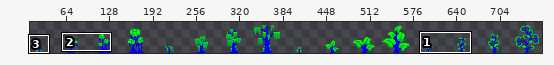
Edited in one commit: sprite sheet (game/assets/textures/tree.png). Above, an overview of the earlier version with the close-up marked.
Close-up. As it was:
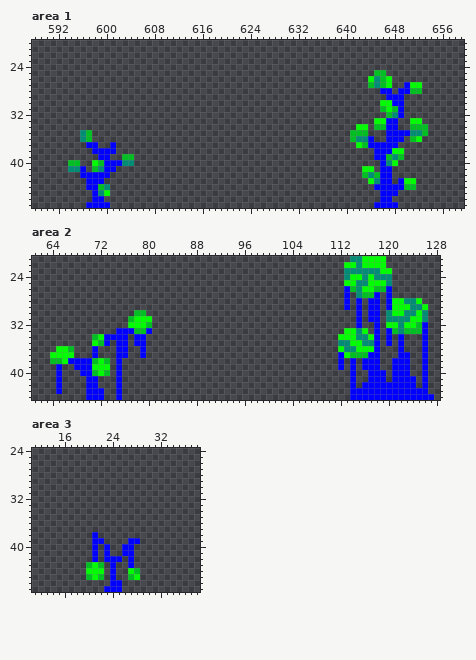
The file is 768x48 pixels. Shown: area 1: x 588..659, y 20..47; area 2: x 61..128, y 21..44; area 3: x 11..38, y 24..47. The wide view leaves out empty margins. The commit also changed other parts of the picture, which this record leaves out.
The same view after the edit:
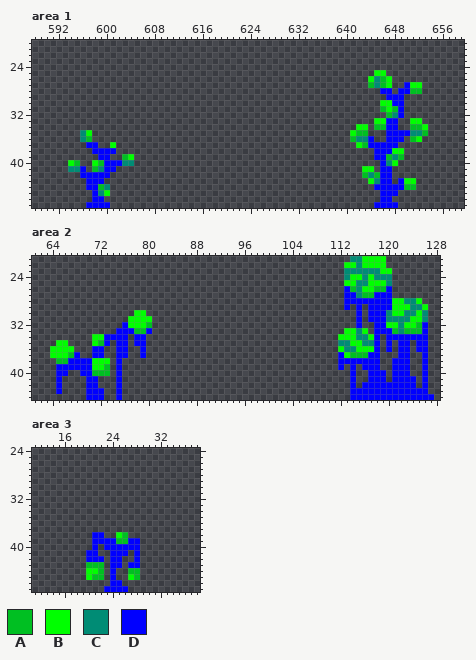
Palette (. is transparent): A #00bf22  B #00ff00  C #008c75  D #0000ff
Edits made:
Changed rows in their new state; - is an unchanged pixel.
Area 1:
first column x 645:
25 BB
first column x 594:
34 -----------------------------------------------------------B
35 ---B-------------------------------------------B------------
37 -------B----------------------------------------------------
39 ----------B-------------------------------------------------
40 B-----------------------------------------------------------
Area 2:
first column x 64:
27 --------------------------------------------------D----D------
28 --------------------------------------------------D-D--D------
29 -------------------------------------------------------D------
30 --------------BB---------------------------------------D------
31 -------------B-----------------------------------------D------
32 ------------D------------------------------------------D------
33 -------------------------------------------------------D------
34 -------B-------------------------------------------------D-DDD
35 -BB--------------------------------------------------------D-D
36 B--B----D-----------------------------------------------D--D-D
37 ---AD---D-----------------------------------------------------
38 .-A----B-B---------------------------------------D-D----------
39 --DD-----A----------------------------------------------------
40 --D-----A-----------------------------------------------------
Area 3:
first column x 20:
38 --D--BA--
39 ---DDAA--
40 ----DD--D
41 D--.DD-.D
42 D-D.---.D
43 -A---D--D
44 --A----A-
45 BA-----BA
47 ------D--
